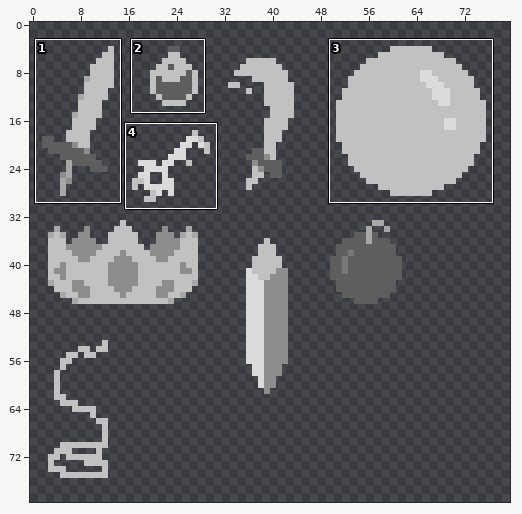
A sprite sheet gets an edit: assets/images/items.png. The picture above shows the old version from afar; the outline marks the close-up.
Close-up. Before the edit:
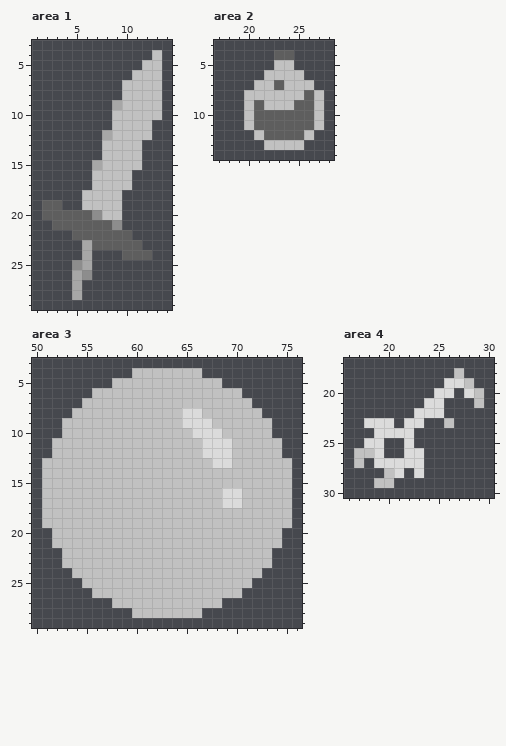
The file is 96x96 pixels. Shown: area 1: x 1..14, y 3..29; area 2: x 17..28, y 3..14; area 3: x 50..76, y 3..29; area 4: x 16..30, y 17..30. The wide view leaves out empty margins. The commit also changed other parts of the picture, which this record leaves out.
After the commit:
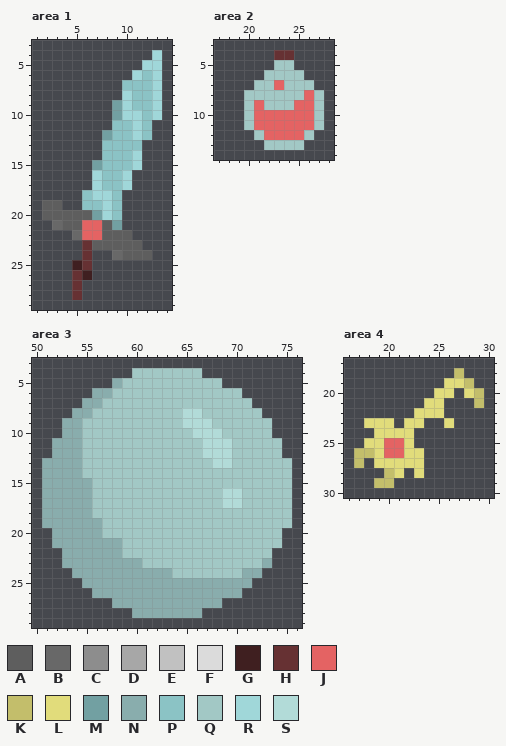
Palette (. is transparent): A #5e5e5e  B #686868  C #8d8d8d  D #a7a7a7  E #c1c1c1  F #dbdbdb  G #3f1f20  H #663133  J #e46363  K #c3be6b  L #e1dc7b  M #72a0a2  N #89adad  P #8bc3c5  Q #a2c8c5  R #a0d7d9  S #b2dbd8
What changed:
Changed rows in their new state; - is an unchanged pixel.
Area 1:
first column x 3:
 4 ----------R
 5 ---------RR
 6 --------RPR
 7 -------PPPR
 8 -------RPPR
 9 ------MRPPR
10 ------MRRPR
11 ------PPRP-
12 -----MPPRP-
13 -----PPPP--
14 -----PPPR--
15 ----MPPPR--
16 ----RPPR---
17 ----RPPR---
18 ---PRRP----
19 ---PPRP----
20 ----MRP----
21 B--JJ-M----
22 --BJJ------
23 ---H-------
24 ---H--B----
25 --GH-------
26 --HG-------
27 --H--------
28 --H--------
Area 2:
first column x 20:
 4 ---HH---
 5 ---QQ---
 6 --QQQQ--
 7 -QQJQQQ-
 8 QQQQQQJQ
 9 QJQQQJJQ
10 QJJJJJJQ
11 QJJJJJJQ
12 -QJJJJQ-
13 --QQQQ--
Area 3:
first column x 51:
 4 ---------QQQQQQQ---------
 5 -------NQQQQQQQQQQ-------
 6 -----NNQQQQQQQQQQQQQ-----
 7 ----NNQQQQQQQQQQQQQQQ----
 8 ---NNQQQQQQQQQSSQQQQQQ---
 9 --NNQQQQQQQQQQSSSQQQQQQ--
10 --NNQQQQQQQQQQQSSSQQQQQ--
11 -NNNQQQQQQQQQQQQSSSQQQQQ-
12 -NNNQQQQQQQQQQQQSSSQQQQQ-
13 NNNNQQQQQQQQQQQQQSSQQQQQQ
14 NNNNQQQQQQQQQQQQQQQQQQQQQ
15 NNNNNQQQQQQQQQQQQQQQQQQQQ
16 NNNNNQQQQQQQQQQQQQSSQQQQQ
17 NNNNNQQQQQQQQQQQQQSSQQQQQ
18 NNNNNQQQQQQQQQQQQQQQQQQQQ
19 NNNNNNQQQQQQQQQQQQQQQQQQQ
20 -NNNNNQQQQQQQQQQQQQQQQQQ-
21 -NNNNNNNQQQQQQQQQQQQQQQQ-
22 --NNNNNNQQQQQQQQQQQQQQQ--
23 --NNNNNNNNQQQQQQQQQQQQN--
24 ---NNNNNNNNNNQQQQQQQNN---
25 ----NNNNNNNNNNNNNNNNN----
26 -----NNNNNNNNNNNNNNN-----
27 -------NNNNNNNNNNN-------
28 ---------NNNNNNN---------
Area 4:
first column x 17:
18 ----------K--
19 ---------LLK-
20 --------LL-LK
21 -------LL---K
22 ------LLL----
23 -LLL-LL--L---
24 --LLLL-------
25 -LLJJL-------
26 KKLJJLL------
27 K-LLLLL------
28 ---KL-L------
29 --KK---------
Boxes around the changes in both close-ups, in picture pixels (x1, y1, x2, y2):
changed: (52, 50, 162, 300)
changed: (244, 50, 324, 150)
changed: (42, 368, 292, 618)
changed: (354, 368, 484, 488)
